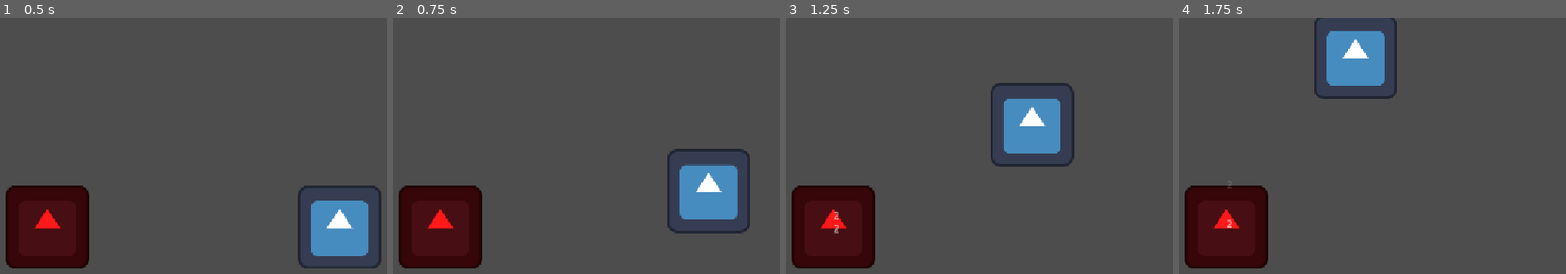
Above: before the commit, frames 1-4 (left to right).
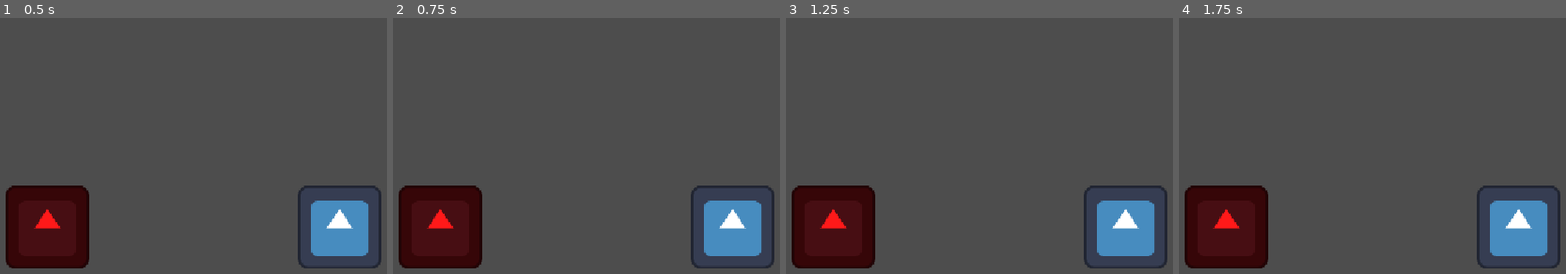
Above: after the commit, the same moments.

Repository: jonathanle03/Resolve
Game: Godot game, scene res://scenes/battle.tscn
Same seed, same stepped clock (60 frames per second), same inputs: the game is played once before the commit and once after it. The engine's default icon, where the game draws it, is replaced by a stand-in: a white triangle on a blue panel in a dark square.
Inputs:
- Up to frame 1 (0.5 s): no input
- Up to frame 2 (0.75 s): tap Enter (ui_accept) at 0.5, 0.6 s
- Up to frame 3 (1.25 s): tap Enter (ui_accept) at 0.77, 1.07 s
- Up to frame 4 (1.75 s): tap Enter (ui_accept) at 1.35, 1.52 s

Frame 1 is identical in both runs. In frame 2, 6.6% of the frame differs, in the area x 70-99%, y 51-98%; in frame 3, 8.1%, in the area x 12-99%, y 25-98%; in frame 4, 8.0%.

Commit message:
Add turn resolution

Diff:
--- a/scenes/apply_status_effect.gd
+++ b/scenes/apply_status_effect.gd
@@ -12,10 +12,10 @@
 func apply(source: Combatant, target: Combatant) -> Result:
 	var res := Result.new()
 
-	target.status_effects.append(status)
+	target.status_effects.append(status.clone())
 
 	res.source = source
 	res.target = target
-	res.kind = "status"
+	res.kind = Result.ResultKind.STATUS_APPLIED
 
 	return res
--- a/scenes/combatant.gd
+++ b/scenes/combatant.gd
@@ -2,6 +2,7 @@
 extends RefCounted
 
 
+var name: String
 var max_hp: float
 var hp: float
 var attack: float
@@ -9,7 +10,8 @@
 var is_dead: bool
 
 
-func _init(max_hp: float, attack: float) -> void:
+func _init(name: String, max_hp: float, attack: float) -> void:
+	self.name = name
 	self.max_hp = max_hp
 	self.hp = max_hp
 	self.attack = attack
--- a/scenes/damage_effect.gd
+++ b/scenes/damage_effect.gd
@@ -16,7 +16,7 @@
 
 	res.source = source
 	res.target = target
-	res.kind = "attack"
+	res.kind = Result.ResultKind.DAMAGE
 	res.amount = damage_dealt
 	res.hp_after = target.hp
 
--- a/scenes/result.gd
+++ b/scenes/result.gd
@@ -2,8 +2,11 @@
 extends RefCounted
 
 
+enum ResultKind { NONE, DAMAGE, HEAL, STATUS_APPLIED, DEATH }
+
+
 var source: Combatant
 var target: Combatant
-var kind: String
+var kind: ResultKind
 var amount: float
 var hp_after: float
--- a/scenes/status_effect.gd
+++ b/scenes/status_effect.gd
@@ -9,7 +9,11 @@
 var on_turn_end_effects: Array[Effect]
 
 
-func _init(on_turn_end_effects: Array[Effect]) -> void:
+func _init(duration: int, on_apply_effects: Array[Effect], on_remove_effects: Array[Effect], on_turn_start_effects: Array[Effect], on_turn_end_effects: Array[Effect]) -> void:
+	self.duration = duration
+	self.on_apply_effects = on_apply_effects
+	self.on_remove_effects = on_remove_effects
+	self.on_turn_start_effects = on_turn_start_effects
 	self.on_turn_end_effects = on_turn_end_effects
 
 
@@ -39,3 +43,8 @@
 	for effect in on_turn_end_effects:
 		arr.append(effect.apply(null, target))
 	return arr
+
+
+func clone() -> StatusEffect:
+	var status := StatusEffect.new(duration, on_apply_effects, on_remove_effects, on_turn_start_effects, on_turn_end_effects)
+	return status
--- a/scripts/battle.gd
+++ b/scripts/battle.gd
@@ -6,37 +6,99 @@
 
 @onready var _battle_view: Node2D = %BattleView
 
-var player := Combatant.new(20.0, 5.0)
-var enemy := Combatant.new(100.0, 2.0)
-var damage_effect := DamageEffect.new(player.attack * 0.5)
-var poison_effect := ApplyStatusEffect.new(StatusEffect.new([DamageEffect.new(player.attack * 0.2)]))
-var action := Action.new()
+
+var player := Combatant.new("Player", 250.0, 5.0)
+var enemy := Combatant.new("Enemy", 20.0, 2.0)
+var player_damage_effect := DamageEffect.new(player.attack * 0.5)
+var enemy_damage_effect := DamageEffect.new(enemy.attack * 0.5)
+var player_poison_effect := ApplyStatusEffect.new(StatusEffect.new(3, [], [], [], [DamageEffect.new(player.attack * 0.2)]))
+var player_action := Action.new()
+var enemy_action := Action.new()
 
 
 func _ready() -> void:
 	hit_landed.connect(_battle_view.on_hit_landed)
 
-	action.source = player
-	action.target = enemy
-	action.effects.append(damage_effect)
-	action.effects.append(poison_effect)
+	player_action.source = player
+	player_action.target = enemy
+	player_action.effects.append(player_damage_effect)
+	player_action.effects.append(player_poison_effect)
+
+	enemy_action.source = enemy
+	enemy_action.target = player
+	enemy_action.effects.append(enemy_damage_effect)
 
 
 func _unhandled_input(event: InputEvent) -> void:
 	if event.is_action_released("ui_accept"):
+		var actions: Array[Action] = [player_action, enemy_action]
+		var results := resolution(actions)
+
+		for result in results:
+			prints(result.source.name if result.source else null, result.target.name if result.target else null, Result.ResultKind.keys()[result.kind], result.amount, result.hp_after)
+
+
+func resolution(actions: Array[Action]) -> Array[Result]:
+	var results: Array[Result] = []
+
+
+	for action in actions:
+		if action.source.is_dead:
+			continue
+
+
+		var prev_source_is_dead := action.source.is_dead
+		var prev_target_is_dead := action.target.is_dead
+
+
+		# On Turn Start
+		for status in action.source.status_effects:
+			results.append_array(status.on_turn_start(action.source))
+
+		if not prev_source_is_dead and action.source.is_dead:
+			prev_source_is_dead = true
+			var res = Result.new()
+			res.source = null
+			res.target = action.source
+			res.kind = Result.ResultKind.DEATH
+			results.append(res)
+			continue
+
+
+		# Perform Action
 		for effect in action.effects:
-			var result := effect.apply(action.source, action.target)
-			if result.kind == "attack":
-				hit_landed.emit(result.amount)
-				print("Deal %s damage" % result.amount)
+			results.append(effect.apply(action.source, action.target))
 
-	elif event.is_action_released("ui_cancel"):
-		for status_effect in enemy.status_effects:
-			var results := status_effect.on_turn_end(enemy)
-			for result in results:
-				print("Deal %s damage" % result.amount)
+		if not prev_target_is_dead and action.target.is_dead:
+			prev_target_is_dead = true
+			var res = Result.new()
+			res.source = null
+			res.target = action.target
+			res.kind = Result.ResultKind.DEATH
+			results.append(res)
 
-		for status_effect in player.status_effects:
-			var results := status_effect.on_turn_end(player)
-			for result in results:
-				print("Deal %s damage" % result.amount)
+
+		# On Turn End
+		var removed_statuses: Array[StatusEffect] = []
+		for status in action.source.status_effects:
+			results.append_array(status.on_turn_end(action.source))
+
+			if status.duration > 0:
+				status.duration -= 1
+			if status.duration == 0:
+				results.append_array(status.on_remove(action.source))
+				removed_statuses.append(status)
+
+		for status in removed_statuses:
+			action.source.status_effects.erase(status)
+
+		if not prev_source_is_dead and action.source.is_dead:
+			prev_source_is_dead = true
+			var res = Result.new()
+			res.source = null
+			res.target = action.source
+			res.kind = Result.ResultKind.DEATH
+			results.append(res)
+
+
+	return results
